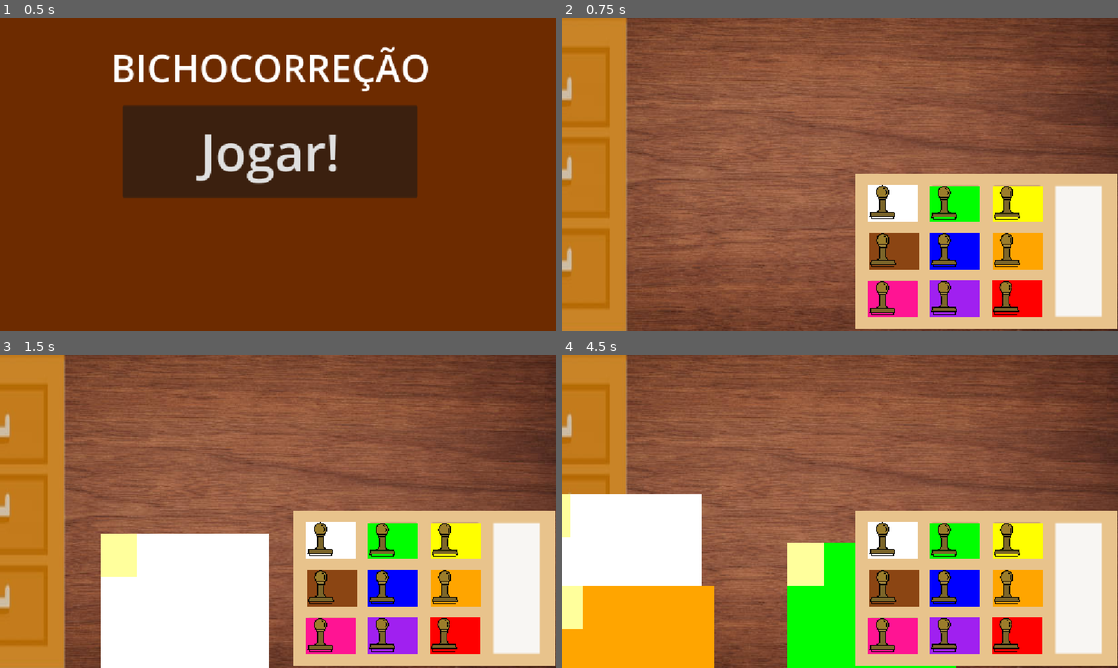
Above: before the commit, frames 1-4 (two rows, left to right).
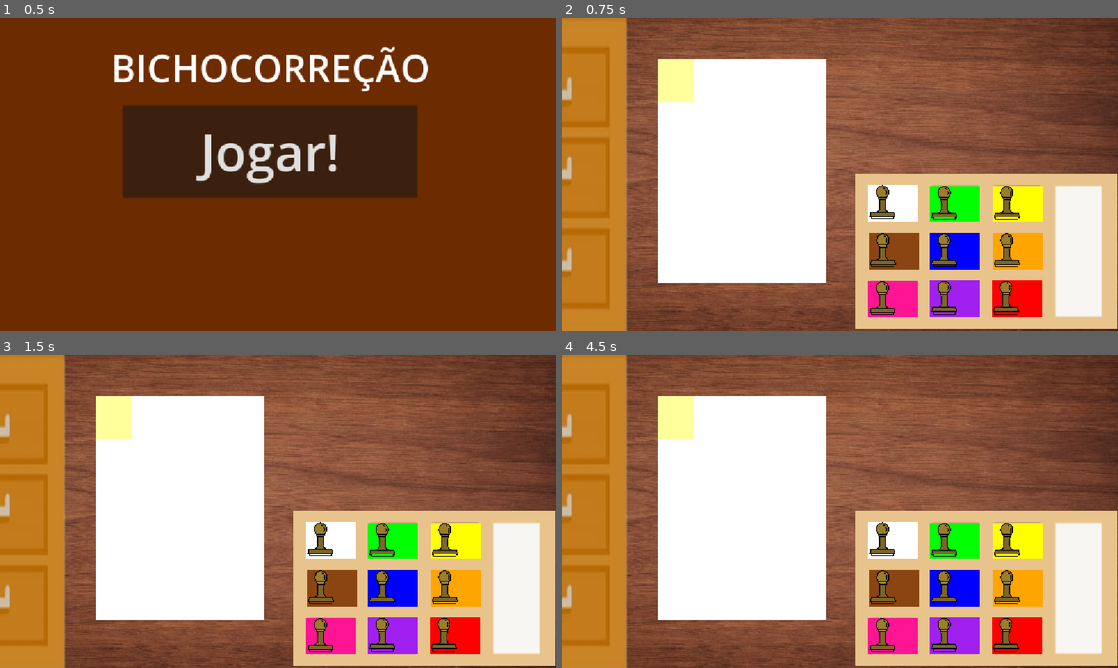
Above: after the commit, the same moments.

Repository: Rafa-beau/BICHOCORREIO
Game: Godot game, scene res://node/menu.tscn
Two runs of this game, one before a commit and one after it. Both use one fixed random seed, a clock stepped at 60 frames per second and the inputs below.
Inputs (mouse positions are in pixels of both pictures, inside the frame that each line leads up to):
- Up to frame 1 (0.5 s): no input
- Up to frame 2 (0.75 s): click "Jogar!" at 0.5 s
- Up to frame 3 (1.5 s): tap Enter at 1.25 s; drag from (33, 511) to (455, 636) at 1.27 s
- Up to frame 4 (4.5 s): tap Space at 2 s; drag from (1006, 633) to (595, 511) at 2.02 s; move the mouse to (617, 605) at 2.77 s; hold Up (sumir-carta) 2.78-3.5 s; click (617, 605) at 2.92 s; tap Enter at 3.5 s; drag from (1006, 586) to (617, 605) at 3.52 s; drag from (1006, 539) to (562, 608) at 4.27 s

Frame 1 is identical in both runs. In frame 2, 22% of the frame differs, in the area x 17-48%, y 13-85%; in frame 3, 19%; in frame 4, 34%, in the area x 0-71%, y 13-100%.

Commit message:
Organizacao dos scripts | Adicionado Utils.gd | Adicionado Tela Cheia | Adicionado metodo de spawnar a carta com Utils.spawn_card() | Removido logica do drawer | Carta criada ao iniciar o jogo

Diff:
--- a/bichocorreio/node/Stamps/stamp.tscn
+++ b/bichocorreio/node/Stamps/stamp.tscn
@@ -1,7 +1,8 @@
 [gd_scene format=3 uid="uid://c3php6t3os8ec"]
 
-[ext_resource type="Script" uid="uid://bxy71stepqi7a" path="res://script/stamp.gd" id="1_bgkt2"]
+[ext_resource type="Script" uid="uid://bxy71stepqi7a" path="res://script/stamps/stamp.gd" id="1_bgkt2"]
 [ext_resource type="Texture2D" uid="uid://c3bxgl36x514" path="res://assets/carimbo.png" id="1_wqoqg"]
+
 
 [sub_resource type="RectangleShape2D" id="RectangleShape2D_bgkt2"]
 size = Vector2(56, 73.5)
--- a/bichocorreio/node/card.tscn
+++ b/bichocorreio/node/card.tscn
@@ -1,6 +1,6 @@
 [gd_scene format=3 uid="uid://cb0on76tdbam5"]
 
-[ext_resource type="Script" uid="uid://b6771g3wmau7c" path="res://script/card.gd" id="1_b70dl"]
+[ext_resource type="Script" uid="uid://b6771g3wmau7c" path="res://script/cards/card.gd" id="1_b70dl"]
 [ext_resource type="PackedScene" uid="uid://b4lx325c5xhqv" path="res://node/stamp_mark.tscn" id="2_kpnyg"]
 
 [sub_resource type="RectangleShape2D" id="RectangleShape2D_rjgdm"]
--- a/bichocorreio/node/funcs/stampslot.tscn
+++ b/bichocorreio/node/funcs/stampslot.tscn
@@ -1,6 +1,6 @@
 [gd_scene format=3 uid="uid://s6ojgoo3q0uh"]
 
-[ext_resource type="Script" uid="uid://5xkvjrxhb1li" path="res://script/stampslot.gd" id="1_kouu8"]
+[ext_resource type="Script" uid="uid://5xkvjrxhb1li" path="res://script/stamps/stampslot.gd" id="1_kouu8"]
 [ext_resource type="PackedScene" uid="uid://c3php6t3os8ec" path="res://node/Stamps/stamp.tscn" id="2_7qtiu"]
 
 [sub_resource type="RectangleShape2D" id="RectangleShape2D_qsaqu"]
--- a/bichocorreio/node/menu.tscn
+++ b/bichocorreio/node/menu.tscn
@@ -1,6 +1,6 @@
 [gd_scene format=3 uid="uid://c8vkeuto5ftdq"]
 
-[ext_resource type="Script" uid="uid://drq8t3lnvqexm" path="res://script/menu.gd" id="1_h0wty"]
+[ext_resource type="Script" uid="uid://drq8t3lnvqexm" path="res://script/ui/menu.gd" id="1_h0wty"]
 [ext_resource type="Theme" uid="uid://cms3j4e75bn8d" path="res://themes/label.tres" id="2_6t2dl"]
 
 [node name="Menu" type="Control" unique_id=290282353]
--- a/bichocorreio/node/stamp_box.tscn
+++ b/bichocorreio/node/stamp_box.tscn
@@ -1,8 +1,9 @@
 [gd_scene format=3 uid="uid://cf61r5srgxc36"]
 
 [ext_resource type="Texture2D" uid="uid://b8ylfusf8pbj2" path="res://assets/caixaCarimbo.png" id="1_winvt"]
-[ext_resource type="Script" uid="uid://s51v814hditi" path="res://script/stamp_box.gd" id="1_ygbqr"]
+[ext_resource type="Script" uid="uid://s51v814hditi" path="res://script/stamps/stamp_box.gd" id="1_ygbqr"]
 [ext_resource type="PackedScene" uid="uid://s6ojgoo3q0uh" path="res://node/funcs/stampslot.tscn" id="2_6bire"]
+
 
 [node name="StampBox" type="Node2D" unique_id=904528510]
 script = ExtResource("1_ygbqr")
--- a/bichocorreio/project.godot
+++ b/bichocorreio/project.godot
@@ -15,8 +15,13 @@
 config/features=PackedStringArray("4.6", "Forward Plus")
 config/icon="res://icon.svg"
 
+[autoload]
+
+Utils="*uid://bhmowga67o17k"
+
 [display]
 
+window/size/mode=4
 window/stretch/mode="canvas_items"
 
 [input]
@@ -34,3 +39,4 @@
 [rendering]
 
 rendering_device/driver.windows="d3d12"
+anti_aliasing/quality/msaa_2d=3
--- a/bichocorreio/script/card.gd
+++ b/bichocorreio/script/cards/card.gd
@@ -81,11 +81,6 @@
 
 # arrastar melhor, gaveta
 
-func start_drag():
-	dragging = true
-	offset = Vector2(-150, -40)
-# sera?
-
 
 # carimbador maluco
 
@@ -107,18 +102,3 @@
 # fazer a carta sumir
 func remove_card():
 	queue_free()
-
-
-# teste
-#funfou nao so pra avisar
-func handle_drag(end_pos: Vector2):
-	var delta = end_pos - start_pos
-	if delta.length() < min_drag:
-		print("so clique")
-		return
-
-	if abs(delta.y) > abs(delta.x):
-		if delta.y > 0:
-			print("baixo")
-		else:
-			print("cima")
--- a/bichocorreio/script/drawer.gd
+++ b/bichocorreio/script/drawer.gd
@@ -3,12 +3,4 @@
 
 @export var card_scene: PackedScene
 var card_instance
-
-
-func _on_input_event(viewport: Node, event: InputEvent, shape_idx: int) -> void:
-	if event is InputEventMouseButton:
-		card_instance = card_scene.instantiate()
-		add_child(card_instance)
-
-		card_instance.global_position = global_position + Vector2(40,0)
-		card_instance.start_drag()
+var parent = self
--- a/bichocorreio/script/table.gd
+++ b/bichocorreio/script/table.gd
@@ -1,7 +1,13 @@
 extends Node2D
 
 @onready var card = ("res://node/card")
+var card_scene := preload("res://node/card.tscn")
+var parent = self
+
 var current_card = null
+
+func _ready() -> void:
+	Utils.spawn_card(card_scene, Vector2(198, 85), parent)
 
 func snap_card() -> void:
 	card.snap_to_table(self)
--- /dev/null
+++ b/bichocorreio/script/utils/Utils.gd
@@ -0,0 +1,6 @@
+extends Node
+
+func spawn_card(card_scene: PackedScene, pos: Vector2, parent: Node):
+	var card_instance = card_scene.instantiate()
+	parent.add_child(card_instance)
+	card_instance.global_position = pos
Renamed: bichocorreio/script/card.gd.uid -> bichocorreio/script/cards/card.gd.uid
Renamed: bichocorreio/script/stamp.gd -> bichocorreio/script/stamps/stamp.gd
Renamed: bichocorreio/script/stamp.gd.uid -> bichocorreio/script/stamps/stamp.gd.uid
Renamed: bichocorreio/script/stamp_box.gd -> bichocorreio/script/stamps/stamp_box.gd
Renamed: bichocorreio/script/stamp_box.gd.uid -> bichocorreio/script/stamps/stamp_box.gd.uid
Renamed: bichocorreio/script/stampslot.gd -> bichocorreio/script/stamps/stampslot.gd
Renamed: bichocorreio/script/stampslot.gd.uid -> bichocorreio/script/stamps/stampslot.gd.uid
Renamed: bichocorreio/script/menu.gd -> bichocorreio/script/ui/menu.gd
Renamed: bichocorreio/script/menu.gd.uid -> bichocorreio/script/ui/menu.gd.uid
Not shown, added: bichocorreio/script/utils/Utils.gd.uid
